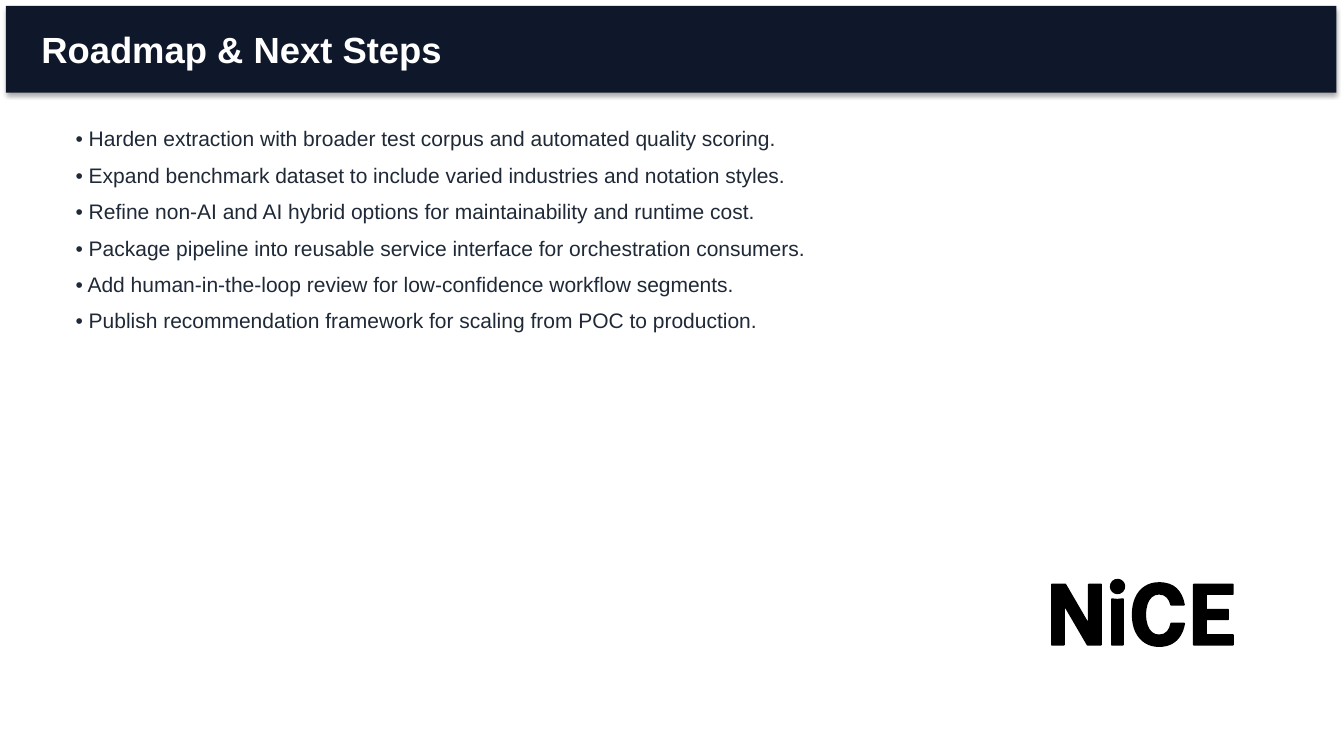
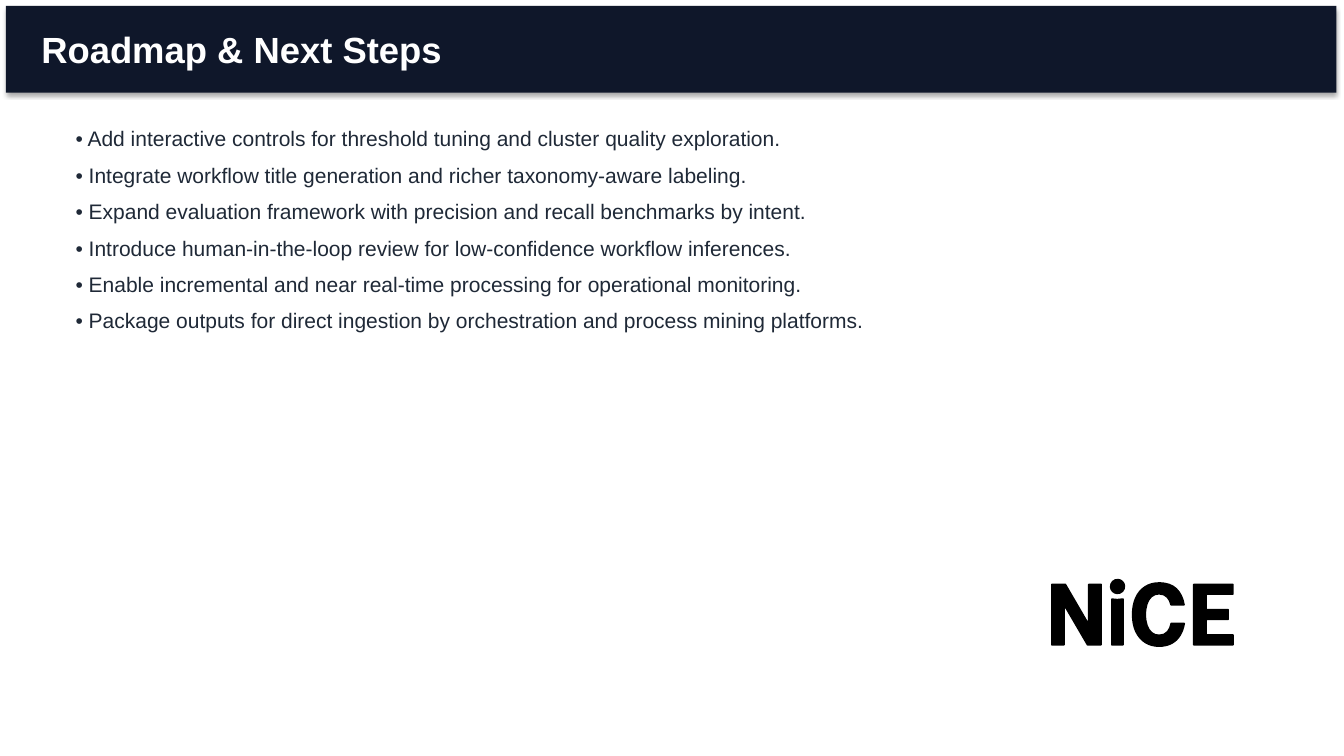
Before and after one commit to sagar-mokashi/cxone-reasearch-ppt-generation, a slide deck: slide 10 of output/project_presentation.pptx. Drawn at 1344x756 pixels with LibreOffice and Linux fonts; fonts in the diff are those of the drawing; background and template pictures are left out. Boxes give left, top, right and bottom in pixels: in the first picture for what was removed or moved away, otherwise in the second. Text is boxed around its words. In the diff, an @@ line names an element or a change of style, - is before the commit and + after.

```diff
--- a/output/project_presentation.pptx
+++ b/output/project_presentation.pptx
@@ text at (x1=88, y1=130, x2=863, y2=333): text changed @@
-• Harden extraction with broader test corpus and automated quality scoring.
-• Expand benchmark dataset to include varied industries and notation styles.
-• Refine non-AI and AI hybrid options for maintainability and runtime cost.
-• Package pipeline into reusable service interface for orchestration consumers.
-• Add human-in-the-loop review for low-confidence workflow segments.
-• Publish recommendation framework for scaling from POC to production.
+• Add interactive controls for threshold tuning and cluster quality exploration.
+• Integrate workflow title generation and richer taxonomy-aware labeling.
+• Expand evaluation framework with precision and recall benchmarks by intent.
+• Introduce human-in-the-loop review for low-confidence workflow inferences.
+• Enable incremental and near real-time processing for operational monitoring.
+• Package outputs for direct ingestion by orchestration and process mining platforms.
```
Also in this commit, not shown: 9 other slides changed, 2 slides added, 2 slides removed, 7 other files.
